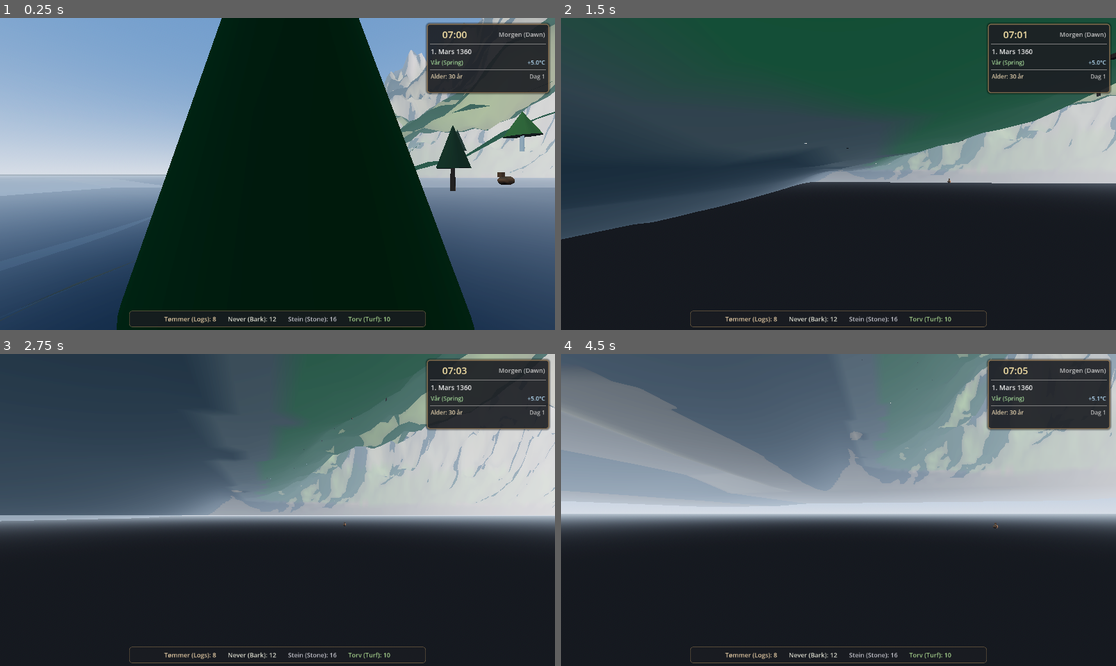
Above: before the commit, frames 1-4 (two rows, left to right).
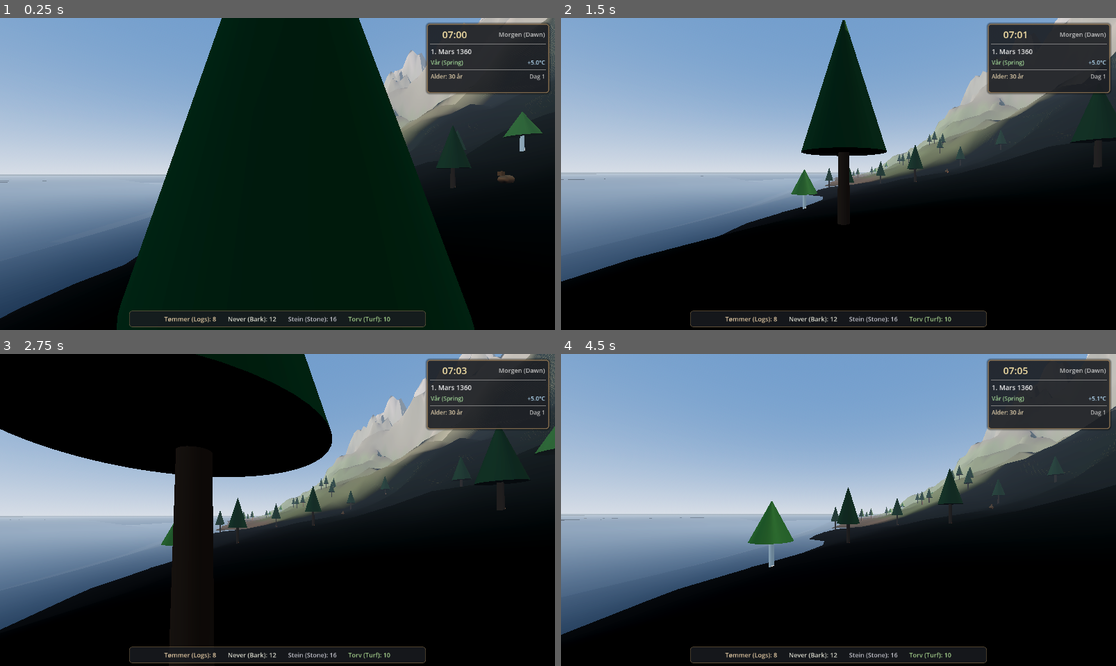
Above: after the commit, the same moments.

Repository: erlfas/medieval-bergen
Game: Godot game, scene res://scenes/main.tscn
Two runs of this game, one before a commit and one after it. Both use one fixed random seed, a clock stepped at 60 frames per second and the inputs below.
Inputs (mouse positions are in pixels of both pictures, inside the frame that each line leads up to):
- Up to frame 1 (0.25 s): no input
- Up to frame 2 (1.5 s): move the mouse to (866, 174) at 0.52 s; hold Tab (cycle_piece_next) 0.53-1.28 s; hold W (move_forward) from 0.53 s (still down); tap Space (jump) at 0.77 s; move the mouse to (810, 174) at 1.27 s; tap Q (cycle_piece_prev) at 1.35 s
- Up to frame 3 (2.75 s): keep holding W (move_forward); tap Space (jump) at 1.52 s; move the mouse to (288, 503) at 2.02 s; hold H (eat_food) from 2.03 s (still down)
- Up to frame 4 (4.5 s): keep holding W (move_forward); move the mouse to (832, 516) at 2.77 s; release H (eat_food) at 2.78 s; tap E (interact) at 2.85 s; tap Space (jump) at 3.02, 3.77 s; move the mouse to (877, 513) at 3.52 s; press the mouse at (877, 513) at 3.53 s; move the mouse to (794, 506) at 4.27 s; release the mouse at (794, 506) at 4.28 s; tap R (rotate_build_piece) at 4.35 s

The runs differ from the first frame. In frame 1, 19% of the frame differs, in the area x 0-100%, y 0-100%; in frame 2, 90%; in frame 3, 86%; in frame 4, 86%.

Commit message:
Fix terrain winding order, enable backface collision, and clamp settler to terrain surface

Diff:
--- a/scripts/player/settler_controller.gd
+++ b/scripts/player/settler_controller.gd
@@ -31,6 +31,9 @@
 	Input.mouse_mode = Input.MOUSE_MODE_CAPTURED
 	terrain_generator = get_tree().get_first_node_in_group("terrain_generator") as BergenTerrainGenerator
 	_create_torch_light()
+	if terrain_generator:
+		var ground_h := terrain_generator.sample_height(global_position.x, global_position.z)
+		global_position.y = maxf(global_position.y, ground_h + 0.1)
 
 func _create_torch_light() -> void:
 	torch_light = OmniLight3D.new()
@@ -104,6 +107,14 @@
 
 	move_and_slide()
 
+	# Terrain floor safety clamp to guarantee the settler never falls through the heightmap
+	if terrain_generator:
+		var ground_h := terrain_generator.sample_height(global_position.x, global_position.z)
+		if global_position.y < ground_h:
+			global_position.y = ground_h
+			if velocity.y < 0.0:
+				velocity.y = 0.0
+
 	# Check terrain freshwater stream drinking zone
 	if terrain_generator:
 		var near_stream := terrain_generator.is_freshwater_stream(global_position)
--- a/scripts/terrain/bergen_terrain_generator.gd
+++ b/scripts/terrain/bergen_terrain_generator.gd
@@ -277,10 +277,13 @@
 
 			var tangent_x := (right - left).normalized()
 			var tangent_z := (up - down).normalized()
-			var normal := tangent_z.cross(tangent_x).normalized()
+			# Normal pointing UP (+Y)
+			var normal := tangent_x.cross(tangent_z).normalized()
+			if normal.y < 0.0:
+				normal = -normal
 			normals[idx] = normal
 
-	# Build triangle faces
+	# Build triangle faces with Counter-Clockwise (CCW) winding order for upward-facing triangles
 	for iz in range(mesh_resolution):
 		for ix in range(mesh_resolution):
 			var row1 := iz * (mesh_resolution + 1)
@@ -291,7 +294,7 @@
 			var v2 := row2 + ix
 			var v3 := row2 + (ix + 1)
 
-			# Triangle 1
+			# Triangle 1 (v0 -> v2 -> v1) for upward +Y normal
 			st.set_normal(normals[v0])
 			st.set_color(colors[v0])
 			st.set_uv(uvs[v0])
@@ -307,7 +310,7 @@
 			st.set_uv(uvs[v1])
 			st.add_vertex(vertices[v1])
 
-			# Triangle 2
+			# Triangle 2 (v1 -> v2 -> v3) for upward +Y normal
 			st.set_normal(normals[v1])
 			st.set_color(colors[v1])
 			st.set_uv(uvs[v1])
@@ -326,10 +329,11 @@
 	var mesh := st.commit()
 	terrain_mesh_instance.mesh = mesh
 
-	# Create simple vertex-color standard material if none assigned
+	# Create simple vertex-color standard material with double-sided rendering
 	var mat := StandardMaterial3D.new()
 	mat.vertex_color_use_as_albedo = true
 	mat.roughness = 0.85
+	mat.cull_mode = BaseMaterial3D.CULL_DISABLED
 	terrain_mesh_instance.material_override = mat
 
 	# Generate physical StaticBody3D collision shape from terrain mesh
@@ -485,7 +489,10 @@
 	static_body.owner = self
 
 	var col_shape := CollisionShape3D.new()
-	col_shape.shape = mesh.create_trimesh_shape()
+	var trimesh := mesh.create_trimesh_shape()
+	if trimesh is ConcavePolygonShape3D:
+		trimesh.backface_collision = true
+	col_shape.shape = trimesh
 	static_body.add_child(col_shape)
 	col_shape.owner = self
 
Not shown, changed: web/public/index.pck
